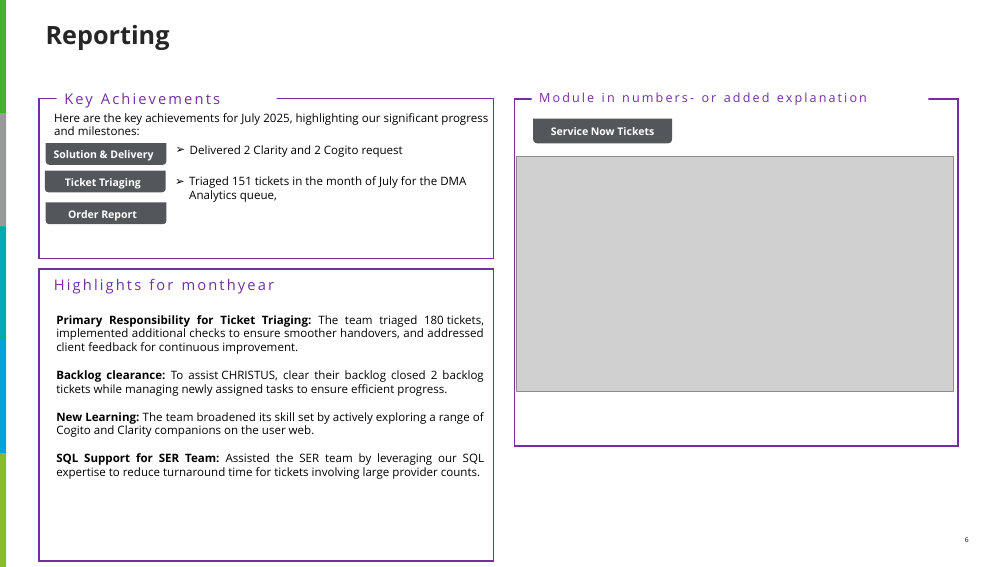
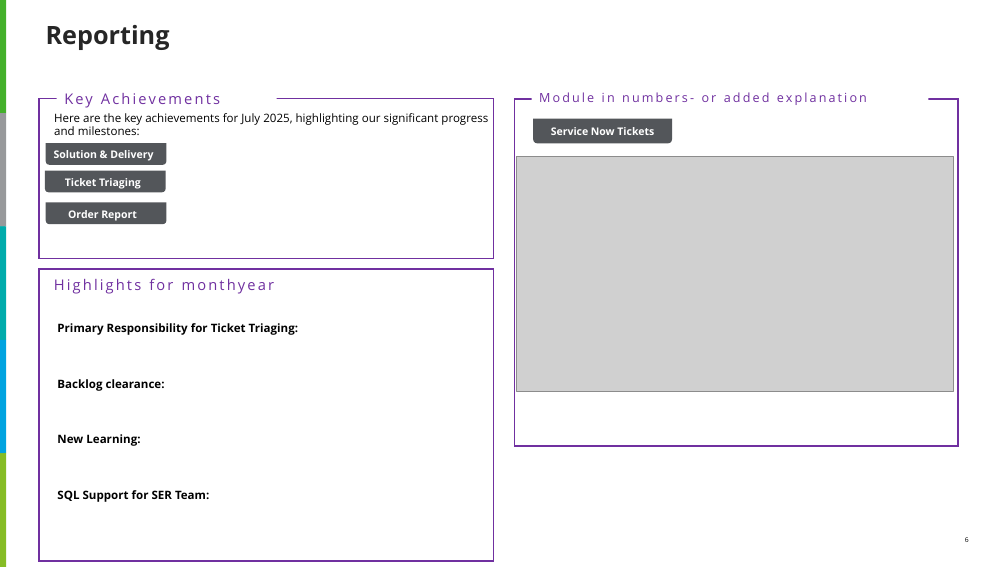
Before and after one commit to akshaya3206/Tracker-WeeklyDeck, a slide deck: slide 6 of Monthly_updates_CHRISTUS POD-1 Template.pptx. Drawn at 1008x567 pixels with LibreOffice and Linux fonts; fonts in the diff are those of the drawing; grey boxes stand for pictures. Boxes give left, top, right and bottom in pixels: in the first picture for what was removed or moved away, otherwise in the second. Text is boxed around its words. In the diff, an @@ line names an element or a change of style, - is before the commit and + after.

```diff
--- a/Monthly_updates_CHRISTUS POD-1 Template.pptx
+++ b/Monthly_updates_CHRISTUS POD-1 Template.pptx
@@ text removed at bbox=[190, 145, 403, 157] @@
-➢ Delivered 2 Clarity and 2 Cogito request
@@ text removed at bbox=[189, 176, 466, 202] @@
-➢ Triaged 151 tickets in the month of July for the DMA Analytics queue,
@@ text at bbox=[57, 323, 298, 502]: text changed; bold on @@
-Primary Responsibility for Ticket Triaging: The team triaged 180 tickets, implemented additional checks to ensure smoother handovers, and addressed client feedback for continuous improvement.
-Backlog clearance: To assist CHRISTUS, clear their backlog closed 2 backlog tickets while managing newly assigned tasks to ensure efficient progress.
-New Learning: The team broadened its skill set by actively exploring a range of Cogito and Clarity companions on the user web.
-SQL Support for SER Team: Assisted the SER team by leveraging our SQL expertise to reduce turnaround time for tickets involving large provider counts.
+Primary Responsibility for Ticket Triaging:
+Backlog clearance:
+New Learning:
+SQL Support for SER Team:
```
Also in this commit, not shown: 5 other slides changed, 4 other files.
